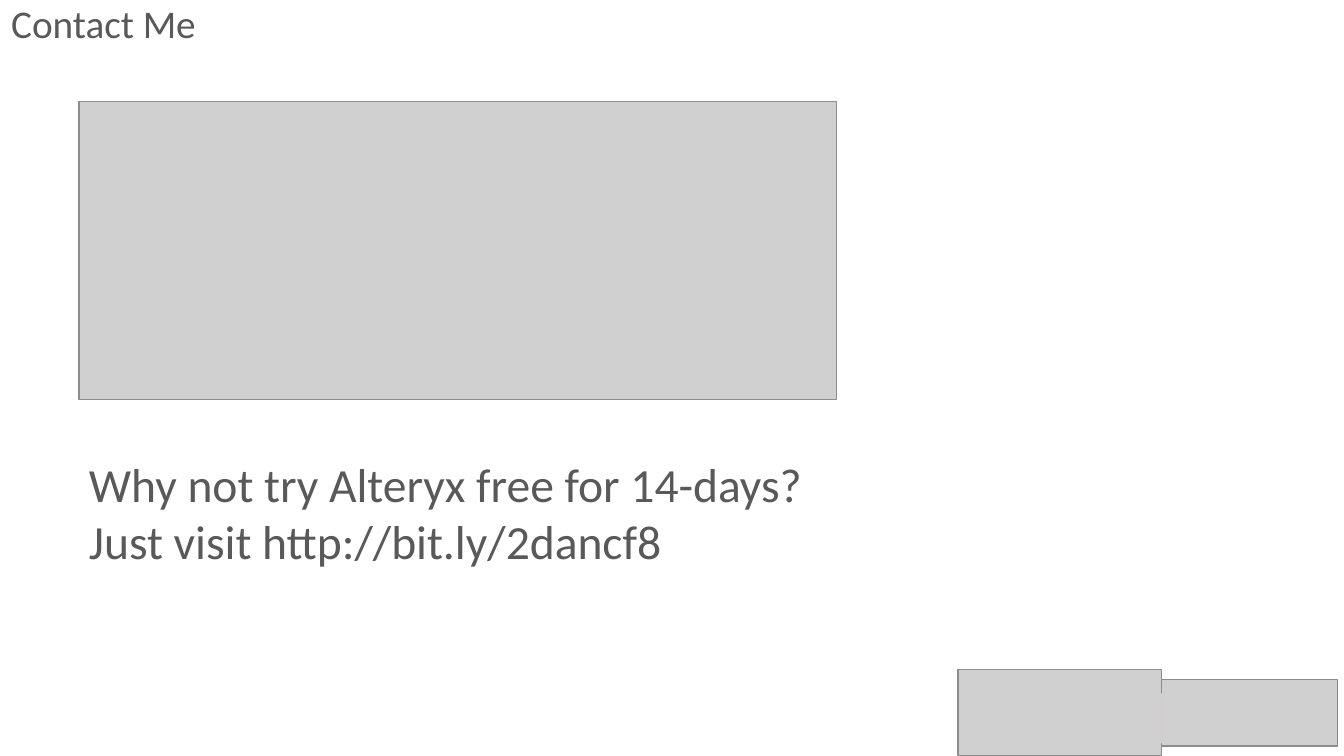
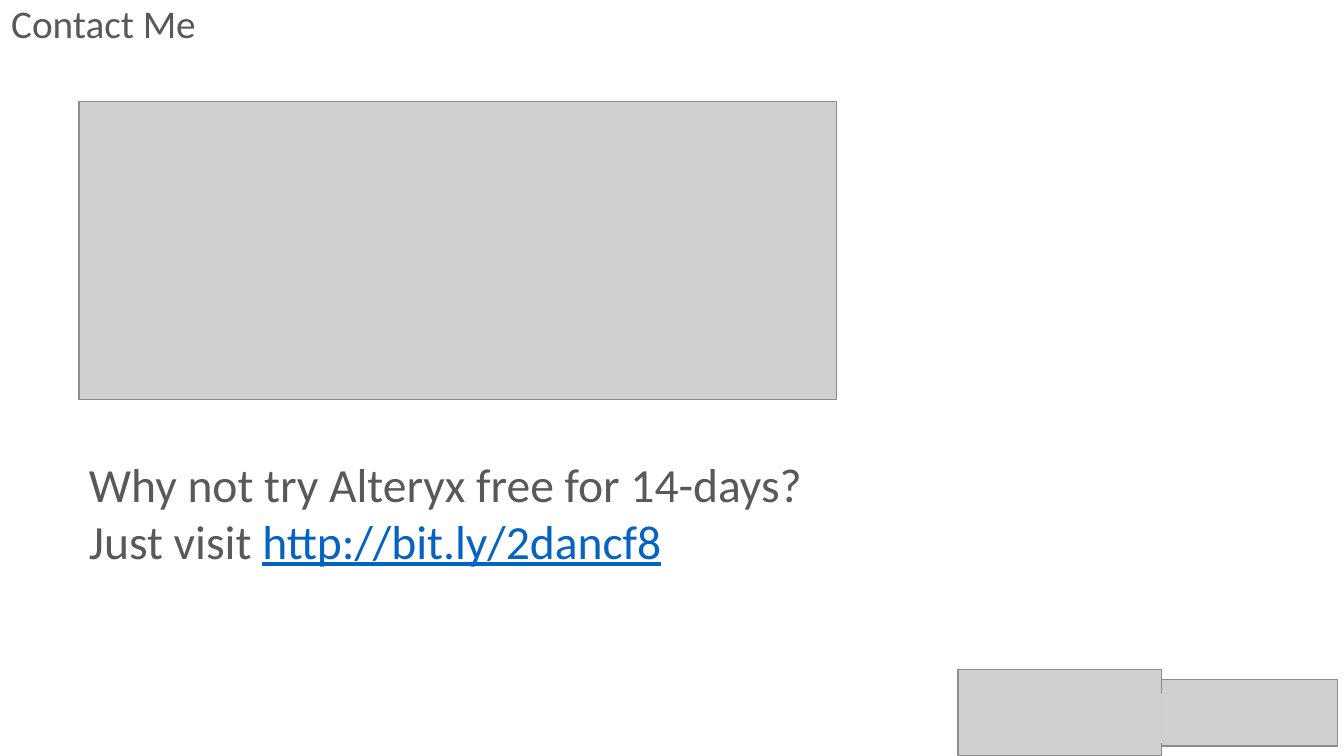
Before and after one commit to philbudden/alteryxDemo_SqlRelay16, a slide deck: slide 12 of sqlRelayCardiff2016.pptx (slide 14 before the commit). Drawn at 1344x756 pixels with LibreOffice and Linux fonts; fonts in the diff are those of the drawing; grey boxes stand for pictures. Boxes give left, top, right and bottom in pixels: in the first picture for what was removed or moved away, otherwise in the second. Text is boxed around its words. In the diff, an @@ line names an element or a change of style, - is before the commit and + after.

```diff
--- a/sqlRelayCardiff2016.pptx
+++ b/sqlRelayCardiff2016.pptx
@@ text at [89,526,661,567]: text colour #595959 to #0563C1, underline on in "http://bit.ly/2dancf8" @@
```
Also in this commit, not shown: 8 other slides changed, 2 slides removed, 1 other file.
